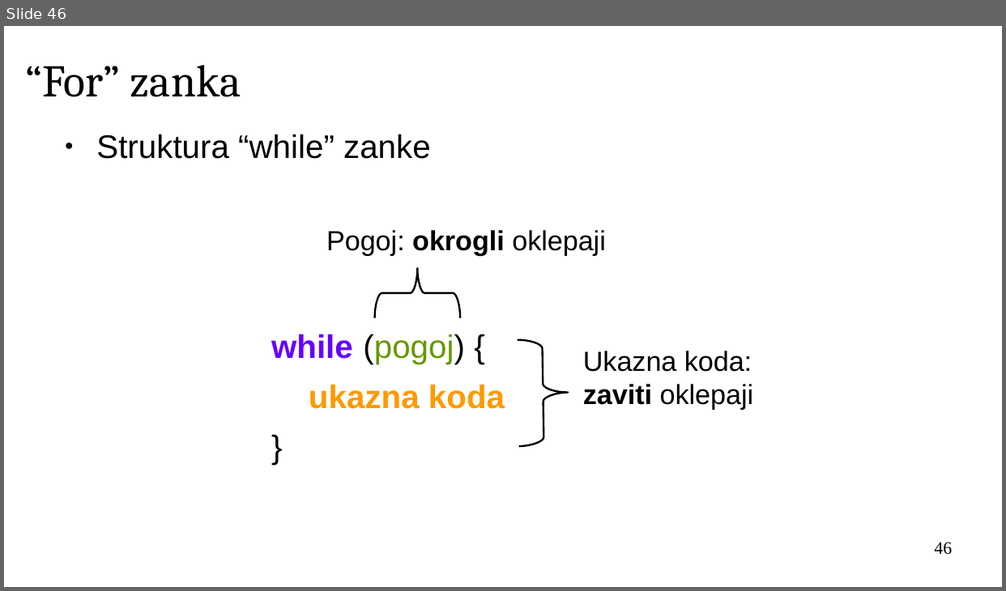
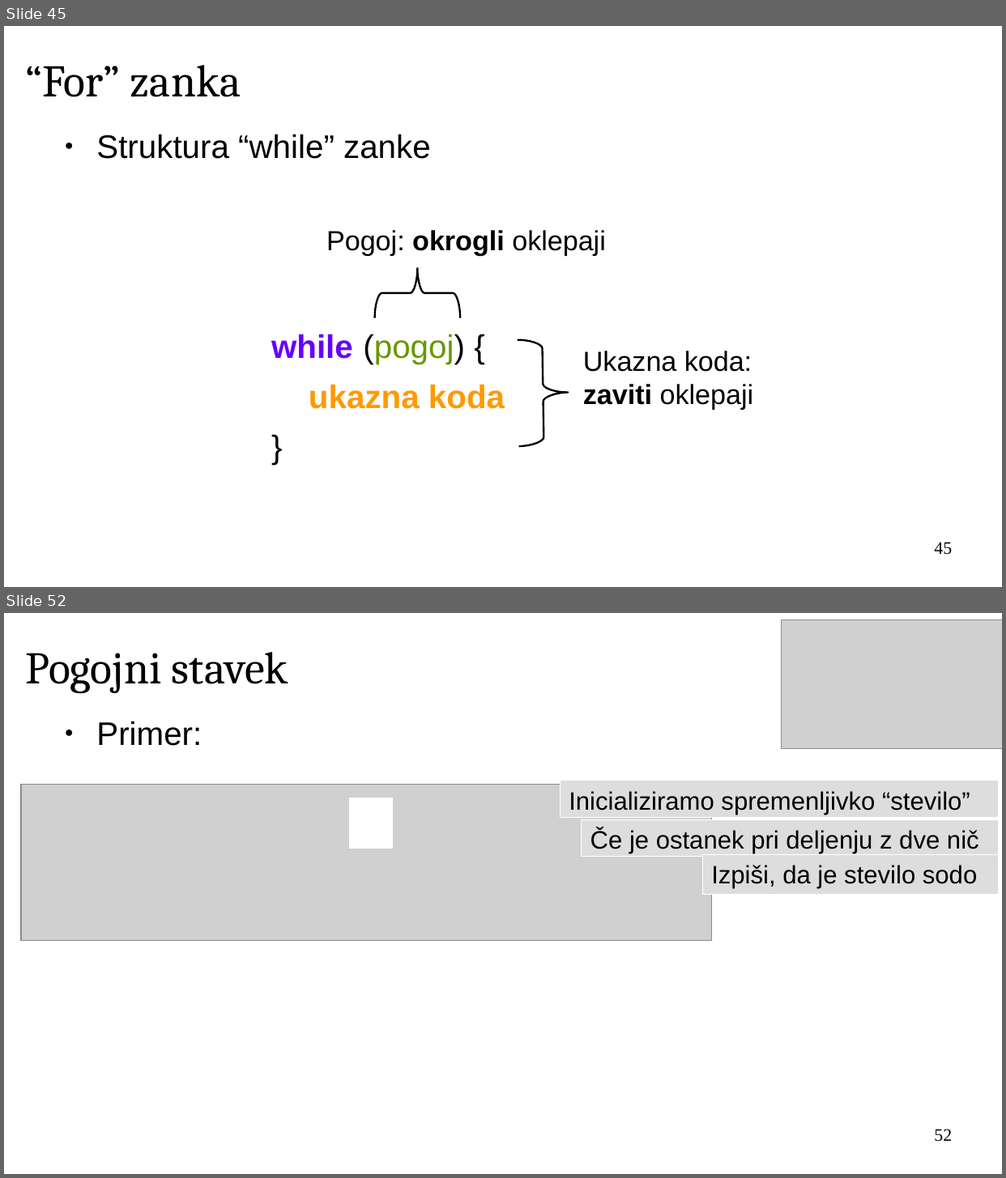
Before and after one commit to janaobsteter/R_tecaj, a slide deck: IT_Rtecaj.odp. Shown one above the other, each under a label of ours: slide 46 before the commit, slides 45 and 52 after it; the slides between them are not shown. The pictures are 1006x591 and 1006x1178 pixels, drawn with LibreOffice and Linux fonts; fonts in the diff are those of the drawing; grey boxes stand for pictures; background and template pictures are left out. Boxes give left, top, right and bottom in pixels: in the first picture for what was removed or moved away, otherwise in the second. Text is boxed around its words. In the diff, an @@ line names an element or a change of style, - is before the commit and + after.

```diff
--- a/IT_Rtecaj.odp
+++ b/IT_Rtecaj.odp
@@ slide 52 added at <box>4,613,1002,1174</box>, background #FFFFFF @@
@@ picture added at <box>781,620,1002,749</box> @@
@@ title added at <box>25,652,288,694</box>, 36 pt, text #000000 @@
+Pogojni stavek
@@ text added at <box>96,721,202,746</box>, 26 pt, text #000000 @@
+● Primer:
@@ rectangle added at <box>560,781,999,818</box>, fill #DDDDDD, outline #FFFFFF 0 pt, 20 pt, text #000000 @@
+Inicializiramo spremenljivko “stevilo”
@@ picture added at <box>21,784,712,941</box> @@
@@ rectangle added at <box>350,798,393,849</box>, fill #FFFFFF, outline #FFFFFF 0 pt @@
@@ rectangle added at <box>582,820,999,857</box>, fill #DDDDDD, outline #FFFFFF 0 pt, 20 pt, text #000000 @@
+Če je ostanek pri deljenju z dve nič
@@ rectangle added at <box>703,854,999,895</box>, fill #DDDDDD, outline #FFFFFF 0 pt, 20 pt, text #000000 @@
+Izpiši, da je stevilo sodo
@@ page number added at <box>934,1129,952,1142</box>, 14 pt, text #000000 @@
+52
@@ what was slide 46 is now slide 45 @@
@@ page number at <box>934,542,952,555</box>: text changed @@
-46
+45
```
Also in this commit, not shown: 11 slides changed, 16 other slides added, 1 other file.
